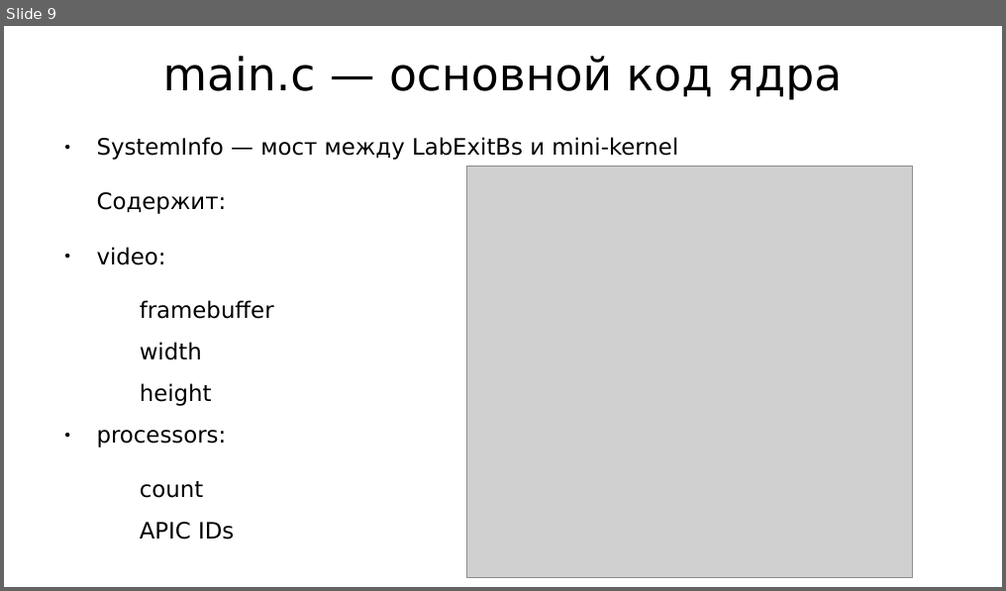
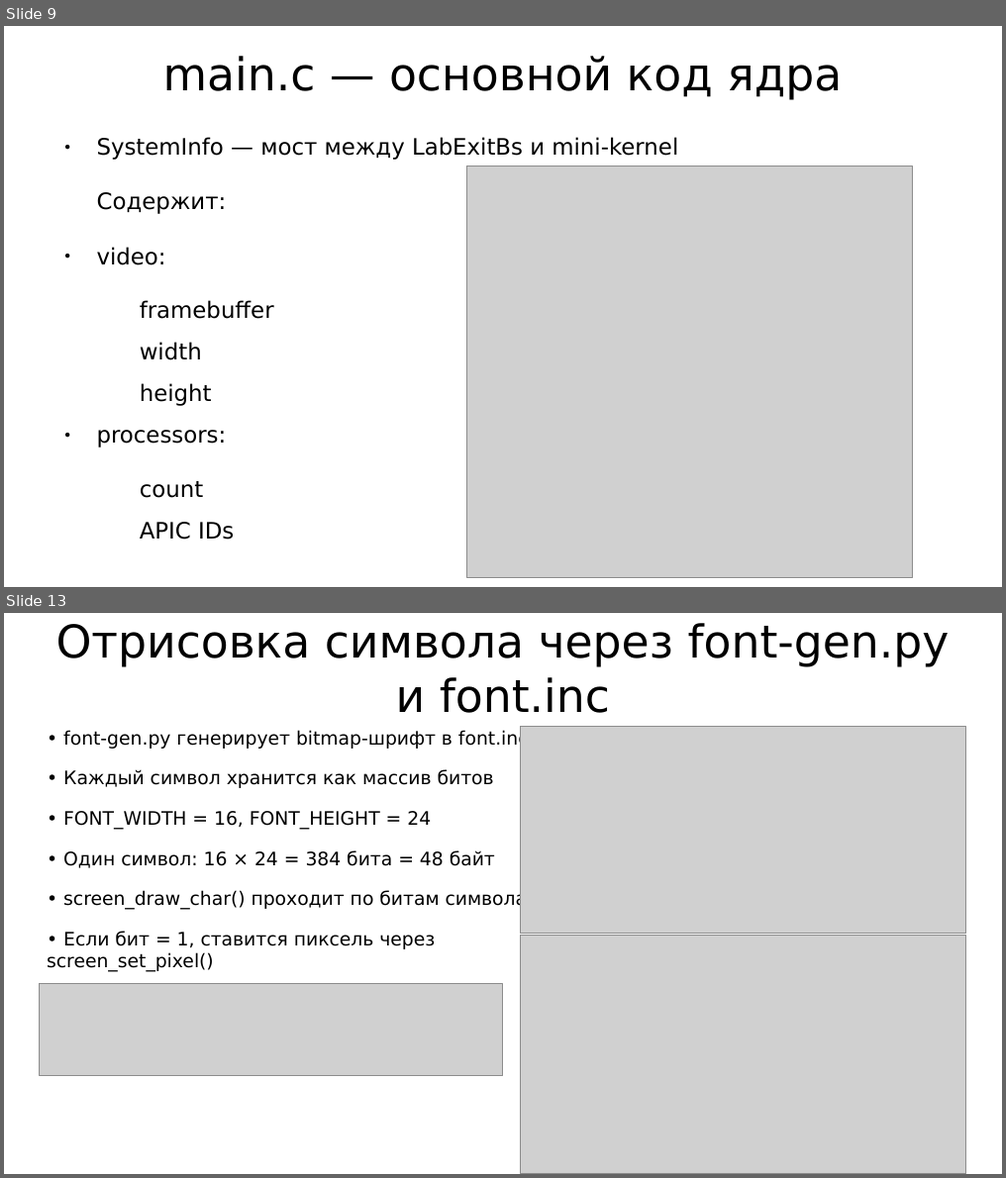
Before and after one commit to Inr1xz/uefi-bootloader, a slide deck: edk2/MySuperPkg/Presentstion.odp. Shown one above the other, each under a label of ours: slide 9 before the commit, slides 9 and 13 after it; the slides between them are not shown. The pictures are 1006x591 and 1006x1178 pixels, drawn with LibreOffice and Linux fonts; fonts in the diff are those of the drawing; grey boxes stand for pictures. Boxes give left, top, right and bottom in pixels: in the first picture for what was removed or moved away, otherwise in the second. Text is boxed around its words. In the diff, an @@ line names an element or a change of style, - is before the commit and + after.

```diff
--- a/edk2/MySuperPkg/Presentstion.odp
+++ b/edk2/MySuperPkg/Presentstion.odp
@@ slide 13 added at [4, 613, 1002, 1174], background #FFFFFF @@
@@ title added at [56, 623, 949, 713], 36 pt, text #000000 @@
+Отрисовка символа через font-gen.py и font.inc
@@ text added at [47, 730, 529, 972], 14.8 pt, text #000000 @@
+• font-gen.py генерирует bitmap-шрифт в font.inc
+• Каждый символ хранится как массив битов
+• FONT_WIDTH = 16, FONT_HEIGHT = 24
+• Один символ: 16 × 24 = 384 бита = 48 байт
+• screen_draw_char() проходит по битам символа
+• Если бит = 1, ставится пиксель через screen_set_pixel()
@@ picture added at [521, 726, 966, 934] @@
@@ picture added at [521, 936, 966, 1174] @@
@@ picture added at [40, 984, 503, 1076] @@
```
Also in this commit, not shown: 3 slides changed, 7 other slides added, 1 slide removed, 1 other file.
